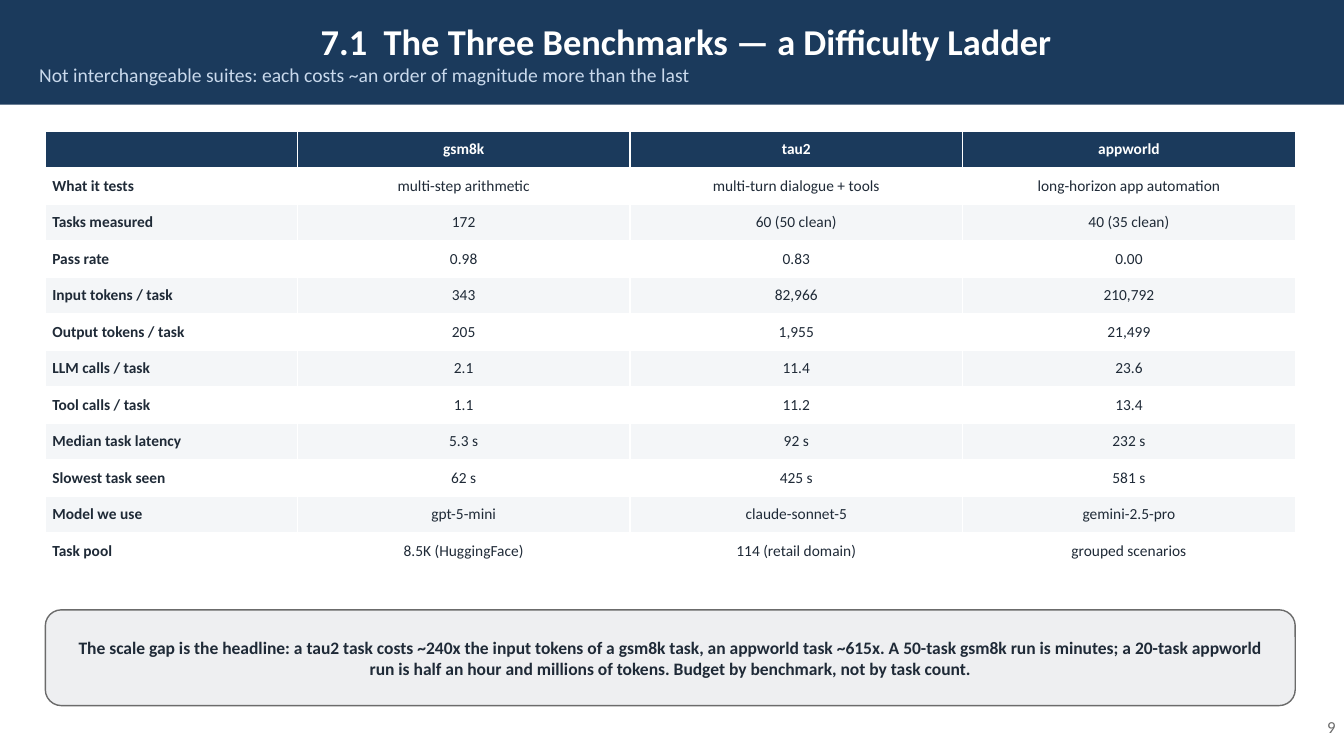
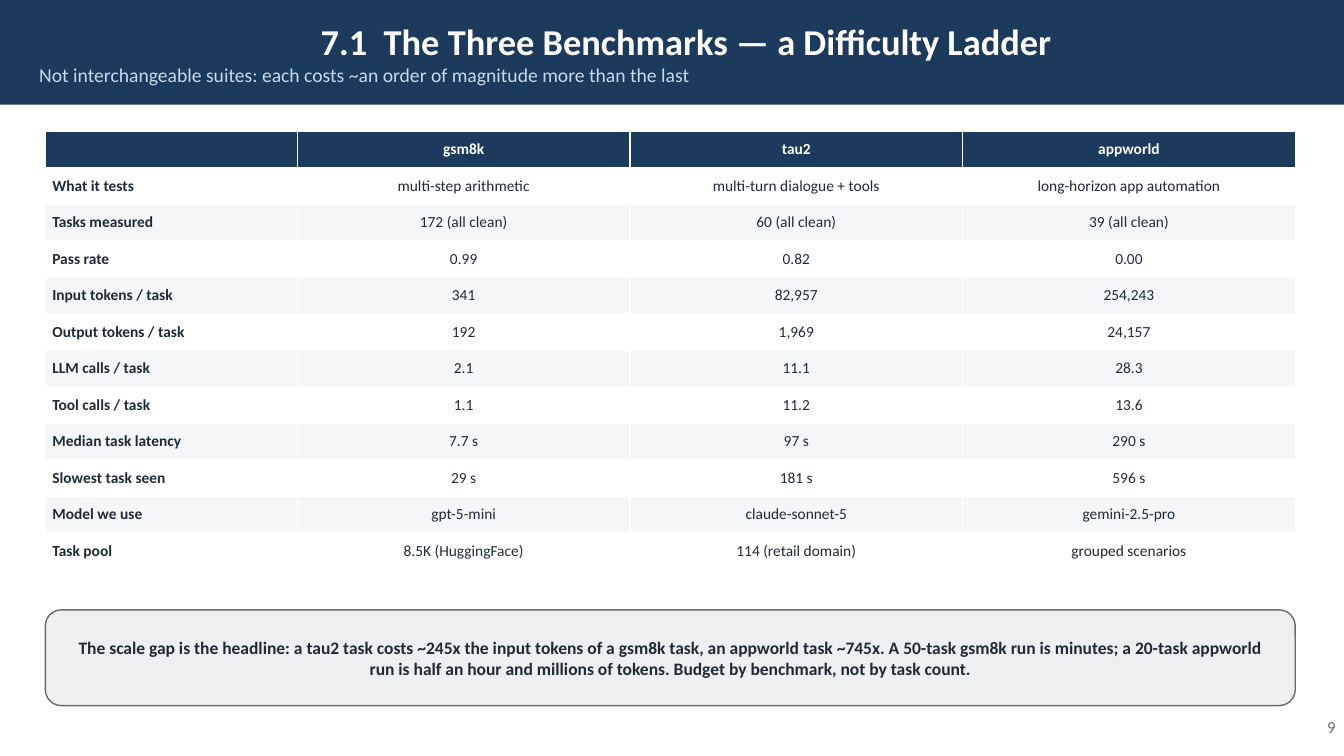
Before and after one commit to rossoctl/autobench, a slide deck: slide 9 of docs/AutoBench.pptx. Drawn at 1344x756 pixels with LibreOffice and Linux fonts; fonts in the diff are those of the drawing. Boxes give left, top, right and bottom in pixels: in the first picture for what was removed or moved away, otherwise in the second. Text is boxed around its words. In the diff, an @@ line names an element or a change of style, - is before the commit and + after.

```diff
--- a/docs/AutoBench.pptx
+++ b/docs/AutoBench.pptx
@@ table at <box>45,131,1296,570</box> @@
-row 3: Tasks measured | 172 | 60 (50 clean) | 40 (35 clean)
+row 3: Tasks measured | 172 (all clean) | 60 (all clean) | 39 (all clean)
-row 4, column 2: 0.98
+row 4, column 2: 0.99
-row 4, column 3: 0.83
+row 4, column 3: 0.82
-row 5: Input tokens / task | 343 | 82,966 | 210,792
+row 5: Input tokens / task | 341 | 82,957 | 254,243
-row 6: Output tokens / task | 205 | 1,955 | 21,499
+row 6: Output tokens / task | 192 | 1,969 | 24,157
-row 7, column 3: 11.4
+row 7, column 3: 11.1
-row 7, column 4: 23.6
+row 7, column 4: 28.3
-row 8, column 4: 13.4
+row 8, column 4: 13.6
-row 9: Median task latency | 5.3 s | 92 s | 232 s
+row 9: Median task latency | 7.7 s | 97 s | 290 s
-row 10: Slowest task seen | 62 s | 425 s | 581 s
+row 10: Slowest task seen | 29 s | 181 s | 596 s
@@ text in rounded rectangle at <box>79,641,1261,678</box>: text changed @@
-The scale gap is the headline: a tau2 task costs ~240x the input tokens of a gsm8k task, an appworld task ~615x. A 50-task gsm8k run is minutes; a 20-task appworld run is half an hour and millions of tokens. Budget by benchmark, not by task count.
+The scale gap is the headline: a tau2 task costs ~245x the input tokens of a gsm8k task, an appworld task ~745x. A 50-task gsm8k run is minutes; a 20-task appworld run is half an hour and millions of tokens. Budget by benchmark, not by task count.
```
Also in this commit, not shown: 6 other slides changed, 6 other files.
